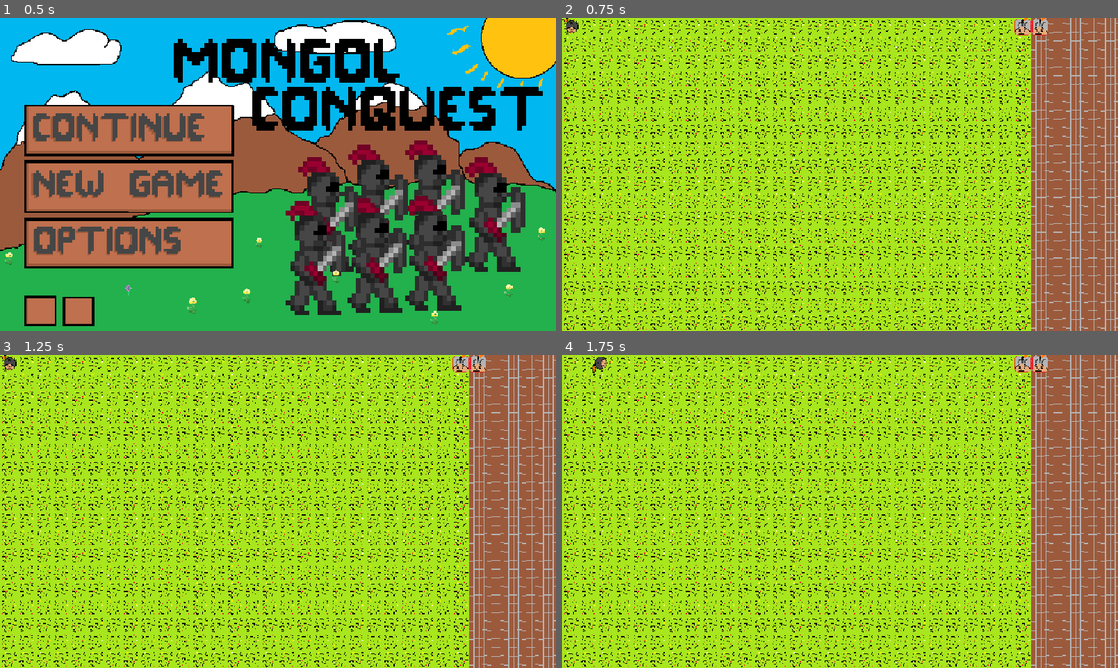
Above: before the commit, frames 1-4 (two rows, left to right).
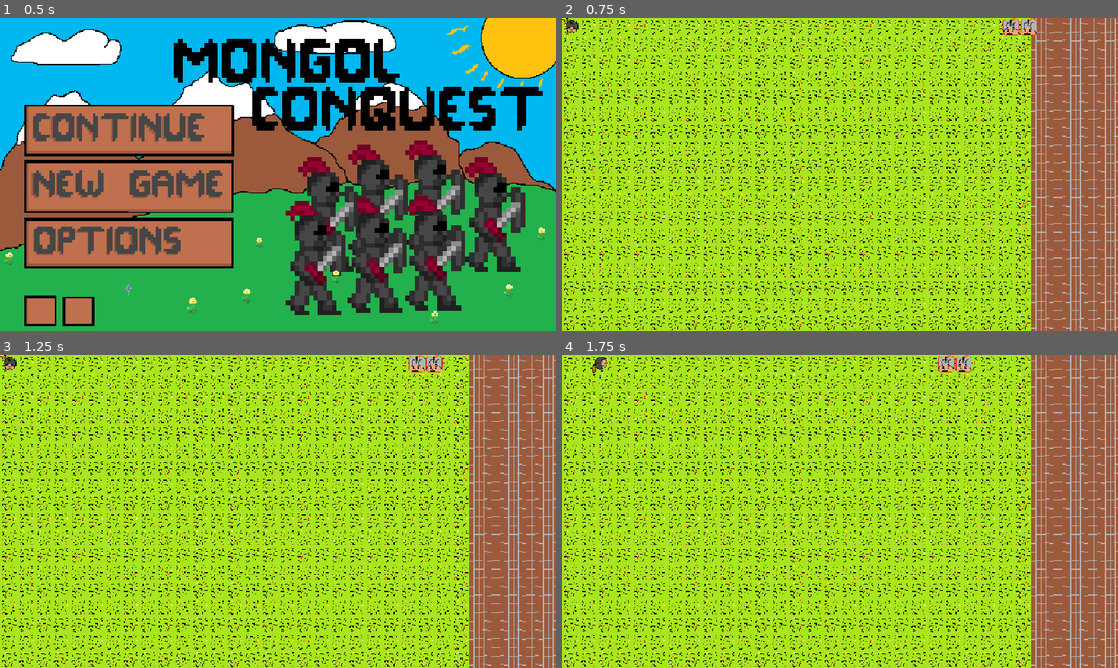
Above: after the commit, the same moments.

Repository: videogamesrockp/Mongol-Conquest
Game: Godot game, scene res://scenes/main_menu.tscn
Same seed, same stepped clock (60 frames per second), same inputs: the game is played once before the commit and once after it.
Inputs (mouse positions are in pixels of both pictures, inside the frame that each line leads up to):
- Up to frame 1 (0.5 s): no input
- Up to frame 2 (0.75 s): click (689, 187) at 0.5 s
- Up to frame 3 (1.25 s): no input
- Up to frame 4 (1.75 s): hold Right (ui_right) from 1.28 s (still down); tap Space (ui_select) at 1.52 s

Frame 1 is identical in both runs. In frame 2, 0.3% of the frame differs, in the area x 79-88%, y 0-6%; in frame 3, 0.6%, in the area x 73-88%, y 0-6%; in frame 4, 0.6%.

Commit message:
pahtfinding

Diff:
--- a/game/scripts/enemy_army.gd
+++ b/game/scripts/enemy_army.gd
@@ -1,7 +1,7 @@
 extends Node
 
 
-const villain_scene = preload("res://villain.tscn")
+const villain_scene = preload("res://scenes/components/villain.tscn")
 var player
 var tilemaplayer
 var army = []
@@ -17,13 +17,5 @@
 		for j in range(columns):
 			var villain = villain_scene.instantiate()
 			villain.position = Vector2(32 * j + 832, 32 * i);
-			villain.player_node = player
-			villain.tilemap_layer_node = tilemaplayer
 			army.append(villain)
 			add_child(villain)
-
-
-func army_movement_timer() -> void:
-	for c in army:
-		if c:
-			c.move()
--- a/game/scripts/player.gd
+++ b/game/scripts/player.gd
@@ -7,7 +7,7 @@
 var tilemap_layer
 var blocked_tile_ids
 var health = 100
-const projectile_scene = preload("res://projectile.tscn")
+const projectile_scene = preload("res://scenes/components/projectile.tscn")
 signal player_did_a_move
 
 
--- a/game/scripts/villain_behavior.gd
+++ b/game/scripts/villain_behavior.gd
@@ -6,20 +6,16 @@
 var damage_sprite : Sprite2D
 var timer : Timer
 const TILE_SIZE = 32
-const TURNS_TO_MOVE: int = 1
-var blocked_tile_ids
 
-
-var tilemap_layer_node: TileMapLayer = null
-var player_node: CharacterBody2D = null
-
-var pathfinding_grid: AStarGrid2D = AStarGrid2D.new()
-var path_to_player: Array = []
-var turn_counter: int = 1
+# Pathfinding variables
+var player : Node2D
+var tilemap_layer : Node
+var path : Array = []
+var moving := false
+var blocked_tile_ids : Array
 
 func _ready() -> void:
-	blocked_tile_ids = self.get_meta("blocked_tile_ids")
-	pos = self.position;
+	pos = self.position
 	timer = get_node(self.get_meta("damage_timer"))
 	damage_sprite = get_node(self.get_meta("damage_sprite"))
 	damage_sprite.set_visible(false)
@@ -27,39 +23,97 @@
 	health = self.get_meta("starting_health")
 	add_to_group("villains")
 
-	player_node.player_did_a_move.connect(_move_ai)
-
-	pathfinding_grid.region = tilemap_layer_node.get_used_rect()
-	pathfinding_grid.cell_size = Vector2(TILE_SIZE, TILE_SIZE)
-	pathfinding_grid.diagonal_mode = AStarGrid2D.DIAGONAL_MODE_ONLY_IF_NO_OBSTACLES
-	pathfinding_grid.update()
-
-	for cell in tilemap_layer_node.get_used_cells():
-		pathfinding_grid.set_point_solid(cell, true)
-
-	_move_ai()
-
-func _move_ai():
-	path_to_player = pathfinding_grid.get_point_path(global_position / TILE_SIZE, player_node.global_position / TILE_SIZE)
-
-	if turn_counter != TURNS_TO_MOVE:
-		turn_counter += 1
-	else:
-		if path_to_player.size() > 1:
-			path_to_player.remove_at(0)
-			var go_to_pos: Vector2 = path_to_player[0] + Vector2(TILE_SIZE/2.0, TILE_SIZE/2.0)
-
-			global_position = go_to_pos
-
-
-			turn_counter = 1
+	# Get references for pathfinding
+	var enemy_army = get_parent()
+	player = enemy_army.player
+	tilemap_layer = enemy_army.tilemaplayer
+	blocked_tile_ids = player.get_meta("blocked_tile_ids")
 
 func _physics_process(_delta: float) -> void:
 	update()
+	if not moving and player:
+		find_path_to_player()
+		move_along_path()
 
-func move() -> void:
-	pos.x -= 32;
-	position = pos
+func find_path_to_player() -> void:
+	path.clear()
+	var start_pos := Vector2i(position.x / TILE_SIZE, position.y / TILE_SIZE)
+	var end_pos := Vector2i(player.position.x / TILE_SIZE, player.position.y / TILE_SIZE)
+
+	path = astar_pathfinding(start_pos, end_pos)
+
+func astar_pathfinding(start: Vector2i, end: Vector2i) -> Array:
+	var frontier := []
+	var came_from := {}
+	var cost_so_far := {}
+
+	frontier.push_back(start)
+	came_from[start] = null
+	cost_so_far[start] = 0
+
+	while not frontier.is_empty():
+		var current = frontier.pop_front()
+
+		if current == end:
+			break
+
+		for next in get_neighbors(current):
+			var new_cost = cost_so_far[current] + 1
+
+			if not cost_so_far.has(next) or new_cost < cost_so_far[next]:
+				cost_so_far[next] = new_cost
+				var priority = new_cost + manhattan_distance(next, end)
+				frontier.push_back(next)
+				frontier.sort_custom(func(a, b): return manhattan_distance(a, end) < manhattan_distance(b, end))
+				came_from[next] = current
+
+	# Reconstruct path
+	var path_array := []
+	var current = end
+
+	while current != start:
+		if not came_from.has(current):
+			return []
+		path_array.push_front(current)
+		current = came_from[current]
+
+	return path_array
+
+func get_neighbors(pos: Vector2i) -> Array:
+	var neighbors := []
+	var directions := [Vector2i(0, 1), Vector2i(1, 0), Vector2i(0, -1), Vector2i(-1, 0)]
+
+	for dir in directions:
+		var next = pos + dir
+		if is_valid_tile(next):
+			neighbors.append(next)
+
+	return neighbors
+
+func is_valid_tile(pos: Vector2i) -> bool:
+	if tilemap_layer:
+		var tile_id = tilemap_layer.get_cell_source_id(pos)
+		return not (tile_id in blocked_tile_ids)
+	return true
+
+func manhattan_distance(a: Vector2i, b: Vector2i) -> int:
+	return abs(a.x - b.x) + abs(a.y - b.y)
+
+func move_along_path() -> void:
+	if path.is_empty():
+		return
+
+	var next_point = path[0]
+	var target_pos = Vector2(next_point.x * TILE_SIZE, next_point.y * TILE_SIZE)
+
+	if position.distance_to(target_pos) < 1:
+		path.pop_front()
+		return
+
+	moving = true
+	var tween = create_tween()
+	tween.tween_property(self, "position", target_pos, 0.25)
+	tween.tween_callback(func(): moving = false)
 
 func update() -> void:
 	if (health <= 0):
@@ -70,7 +124,6 @@
 	timer.start()
 	health -= dmg
 
-
 func _on_damage_timer() -> void:
 	damage_sprite.set_visible(false)
 	timer.stop()
Renamed: game/projectile.tscn -> game/scenes/components/projectile.tscn
Renamed: game/villain.tscn -> game/scenes/components/villain.tscn
